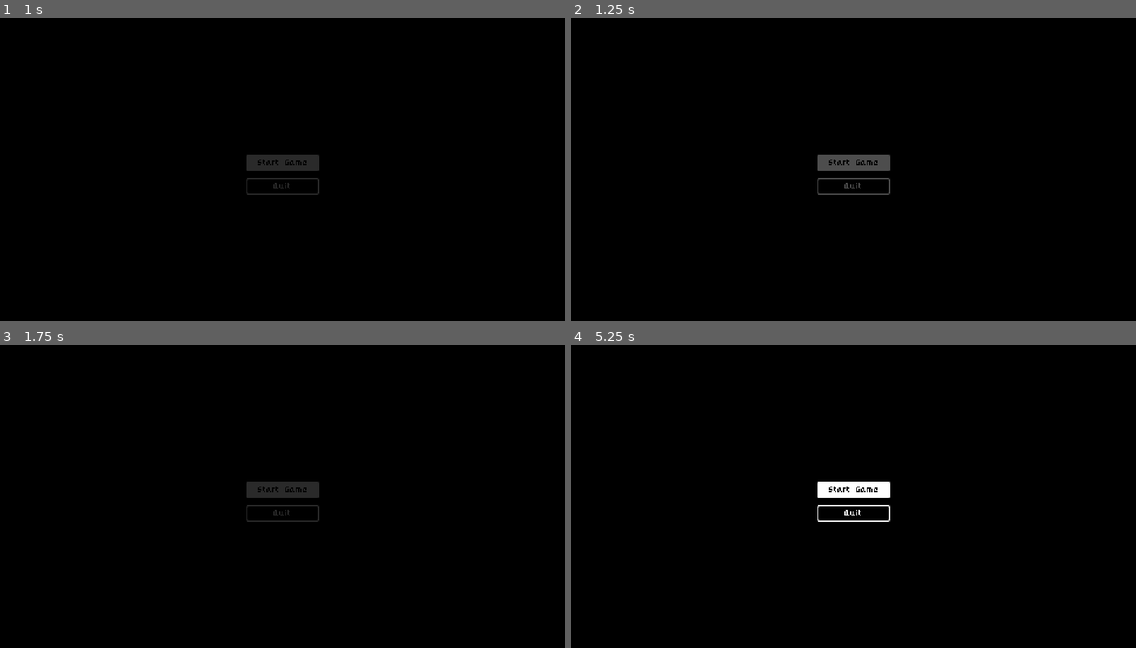
Above: before the commit, frames 1-4 (two rows, left to right).
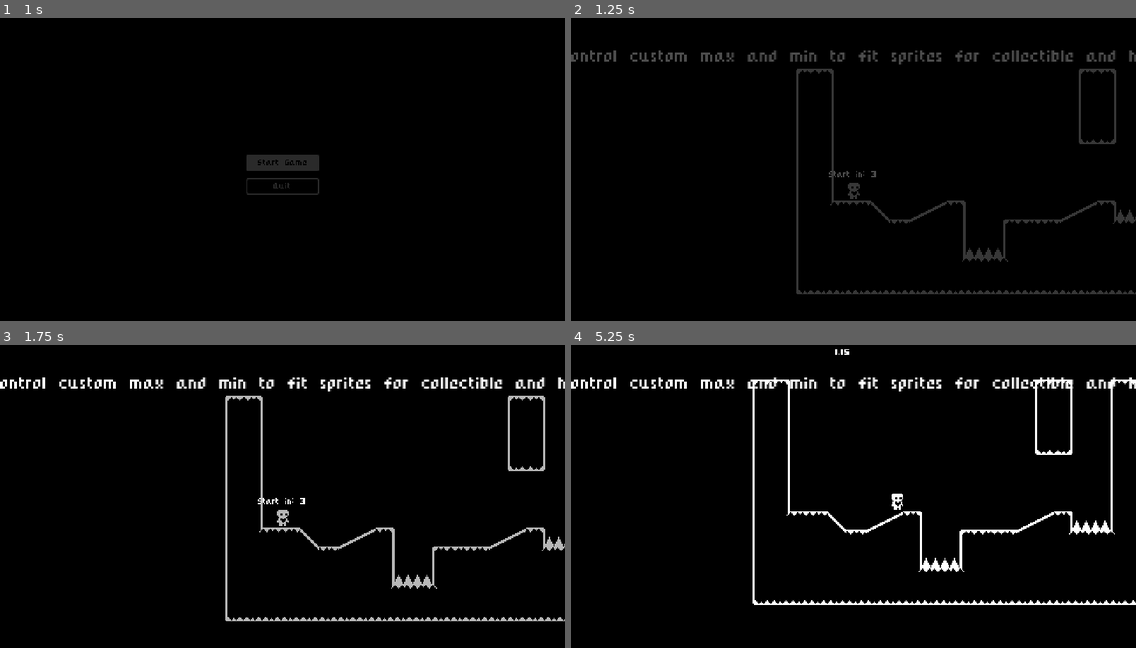
Above: after the commit, the same moments.

Repository: Lesosa12/Metroidvania
Game: Godot game, scene res://Game UI/start_menu.tscn
Two runs of this game, one before a commit and one after it. Both use one fixed random seed, a clock stepped at 60 frames per second and the inputs below.
Inputs (mouse positions are in pixels of both pictures, inside the frame that each line leads up to):
- Up to frame 1 (1 s): click "Start Game" at 0.5 s
- Up to frame 2 (1.25 s): no input
- Up to frame 3 (1.75 s): click (282, 490) at 1.25 s, where only the run before the commit has a clickable "Start Game"
- Up to frame 4 (5.25 s): move the mouse to (977, 484) at 2.02 s; hold Right (move_right) 2.03-3.53 s; click (977, 484) at 2.1 s; tap Up (jump) at 2.27, 3.02, 4.52 s; tap Enter at 2.75 s; move the mouse to (740, 517) at 2.77 s; click (740, 517) at 2.85 s; move the mouse to (910, 432) at 3.52 s; hold Left (move_left) 3.53-4.28 s; click (910, 432) at 3.6 s; move the mouse to (825, 566) at 4.27 s; hold Right (move_right) from 4.28 s (still down); click (825, 566) at 4.35 s; move the mouse to (1023, 548) at 5.02 s; click (1023, 548) at 5.1 s

Frame 1 is identical in both runs. In frame 2, 4.1% of the frame differs, in the area x 0-100%, y 10-92%; in frame 3, 4.5%; in frame 4, 4.8%, in the area x 0-100%, y 1-86%.
Error before the commit: Parse Error: Preload file "res://Scenes/bullet.tscn" does not exist. (res://Player/player.gd:5)
Error after the commit: Invalid assignment of property or key 'direction' with value of type 'Nil' on a base object of type 'AnimatedSprite2D (bullet.gd)'. (res://Player/player.gd:139)

Commit message:
game functions

Diff:
--- a/Heart-Platformer-Godot-4-main/Game UI/start_menu.gd
+++ b/Heart-Platformer-Godot-4-main/Game UI/start_menu.gd
@@ -9,7 +9,7 @@
 
 func _on_start_game_button_pressed():
 	await LevelTransition.fade_to_black()
-	get_tree().change_scene_to_file("res://Scenes/level_one.tscn")
+	get_tree().change_scene_to_file("res://Game/Levels/level_one.tscn")
 	LevelTransition.fade_from_black()
 
 func _on_quit_button_pressed():
--- a/Heart-Platformer-Godot-4-main/Game/game_manager.gd
+++ b/Heart-Platformer-Godot-4-main/Game/game_manager.gd
@@ -1,6 +1,6 @@
 extends Node
 
-var main_menu_screen = preload("res://Scenes/start_menu.tscn")
+var main_menu_screen = preload("res://Game UI/start_menu.tscn")
 #var pause_menu_screen = preload("add path for menu screen")
 
 func start_game():
--- a/Heart-Platformer-Godot-4-main/Game/navigation_manager.gd
+++ b/Heart-Platformer-Godot-4-main/Game/navigation_manager.gd
@@ -1,7 +1,7 @@
 extends Node
 
-const scene_level1 = preload("res://Scenes/level_one.tscn")
-const scene_level2 = preload("res://Scenes/level_two.tscn")
+const scene_level1 = preload("res://Game/Levels/level_one.tscn")
+const scene_level2 = preload("res://Game/Levels/level_two.tscn")
 
 signal  on_trigger_player_spawn
 
--- a/Heart-Platformer-Godot-4-main/Game/scene_manager.gd
+++ b/Heart-Platformer-Godot-4-main/Game/scene_manager.gd
@@ -1,7 +1,7 @@
 extends Node2D
 
-var scenes : Dictionary = { "Level1" : "res://Scenes/level_one.tscn",
-							"Level2" : "res://Scenes/level_two.tscn"} #repeat as needed
+var scenes : Dictionary = { "Level1" : "res://Game/Levels/level_one.tscn",
+							"Level2" : "res://Game/Levels/level_two.tscn"} #repeat as needed
 # Called when the node enters the scene tree for the first time.
 func _ready():
 	pass # Replace with function body.
--- a/Heart-Platformer-Godot-4-main/Player/bullet.gd
+++ b/Heart-Platformer-Godot-4-main/Player/bullet.gd
@@ -1,6 +1,6 @@
 extends AnimatedSprite2D
 
-var bullet_impact_effect = preload("res://Scenes/bullet_impact_effect.tscn")
+var bullet_impact_effect = preload("res://Player/Player Effects/bullet_impact_effect.tscn")
 
 var speed  : int = 600
 var direction : int
--- a/Heart-Platformer-Godot-4-main/Player/player.gd
+++ b/Heart-Platformer-Godot-4-main/Player/player.gd
@@ -2,8 +2,8 @@
 
 class_name Player
 
-var bullet = preload("res://Scenes/bullet.tscn")
-var player_death_effect = preload("res://player_death_effect.tscn")
+var bullet = preload("res://Player/bullet.tscn")
+var player_death_effect = preload("res://Player/Player Effects/player_death_effect.tscn")
 
 @onready var muzzle : Marker2D = $Muzzle
 @onready var hit_animation_player = $HitAnimationPlayer
@@ -144,8 +144,10 @@
 func player_muzzle_position():
 	var direction = input_movement()
 
-	if direction > 0:
+	if direction != null and direction > 0:
 		muzzle.position.x = muzzle_position.x
+	elif direction != null and direction < 0:
+		muzzle.position.x = -muzzle_position.x
 
 func update_animations(input_axis):
 	if input_axis != 0:
